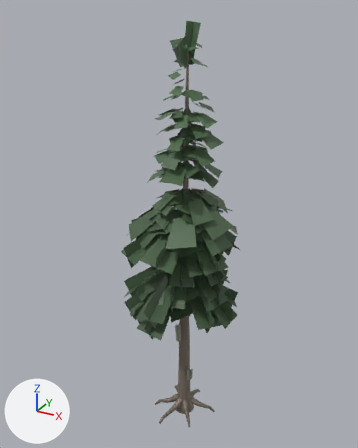
The glTF model assets/models/forest/fir_tall_moss.glb: old version first, new version second.
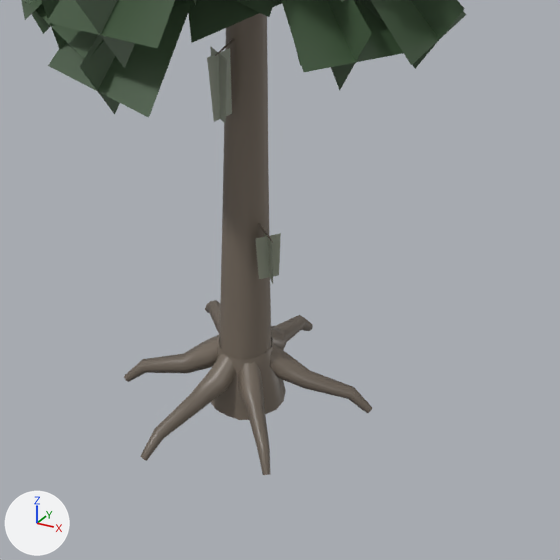
Old and new are each drawn whole from a 50 mm camera at (12.5, -23.5, 25.1) aimed at (-0.6, 0.3, 13.2) and again close up on the part from 35% to 73% of the width and 70% to 100% of the height. Arrows for +X, +Y and +Z are at lower left; the lights stay in place. The first two pictures are the older version. Vertices at exactly the same position are counted once.

Script lines for the objects in view, before the commit:
```python
me_fir_tall_moss = bpy.data.meshes.new('fir_tall_moss')
me_fir_tall_moss.from_pydata(...)  # 3087 vertices, 3403 faces; spans x -3.9..3.7, y -4.1..3.9, z -0.6..24.5
# faces by material slot: [2680, 16, 77, 630]
me_fir_tall_moss.materials.append(mat_tree_bark)
me_fir_tall_moss.materials.append(mat_moss)
me_fir_tall_moss.materials.append(mat_fir_branch)
me_fir_tall_moss.materials.append(mat_fir_spray)
ob_fir_tall_moss = bpy.data.objects.new('fir_tall_moss', me_fir_tall_moss)
ob_fir_tall_moss.location = (0.0, 0.0, 0.0)
```
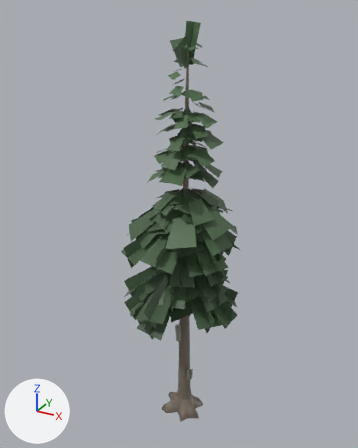
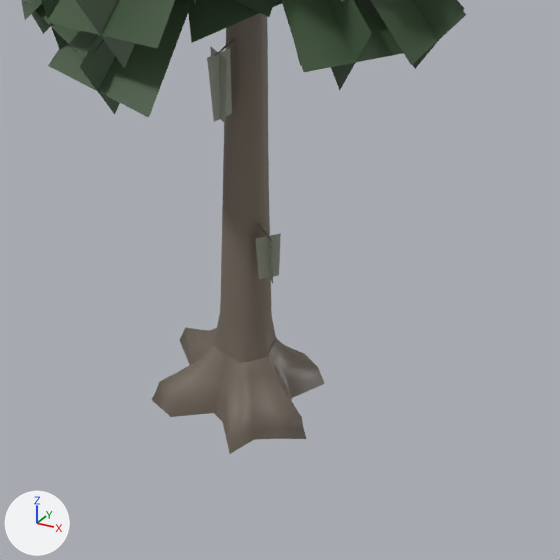
Where the change shows, as pixel boxes [x1, y1, x2, y2] in the close-ups (560 x 560 px; the box of a moved part takes in the faces that stretch with it):
'fir_tall_moss', reshaped
    before: [21, 0, 466, 475]
    after: [21, 0, 466, 454]
part 1 of me_fir_tall_moss, deleted
    before: [238, 361, 270, 475]
part 2 of me_fir_tall_moss, deleted
    before: [270, 343, 372, 413]
part 3 of me_fir_tall_moss, moved or reshaped
    before: [124, 13, 313, 461]
    after: [152, 13, 325, 454]

The change, as a list of edits to the scene's bpy script:
```text
Change me_fir_tall_moss:
    used by ob_fir_tall_moss; location = (0.0, 0.0, 0.0)
    remove me_fir_tall_moss.from_pydata(...)  # 3087 vertices, 3403 faces; spans x -3.9..3.7, y -4.1..3.9, z -0.6..24.5
    add me_fir_tall_moss.from_pydata(...)  # 2945 vertices, 3187 faces; spans x -3.9..3.7, y -4.1..3.9, z -0.5..24.5
    me_fir_tall_moss part 1: the loose piece of 30 vertices spanning x 0.1..1.2, y -1.5..-0.1, z -0.5..0.5 is deleted
    me_fir_tall_moss part 2: the loose piece of 30 vertices spanning x 0.2..2.1, y -0.1..0.6, z -0.5..0.5 is deleted
    me_fir_tall_moss part 3: 114 vertices moved from x -0.7..0.7, y -0.6..0.6, z -0.5..24.2 to x -1.6..1.4, y -1.3..1.6, z -0.5..24.2; 146 vertices removed from x -1.9..0.5, y -2.2..1.9, z -0.6..21.8; 64 vertices added at x -1.3..0.8, y -0.9..0.7, z -0.5..24.2
```
